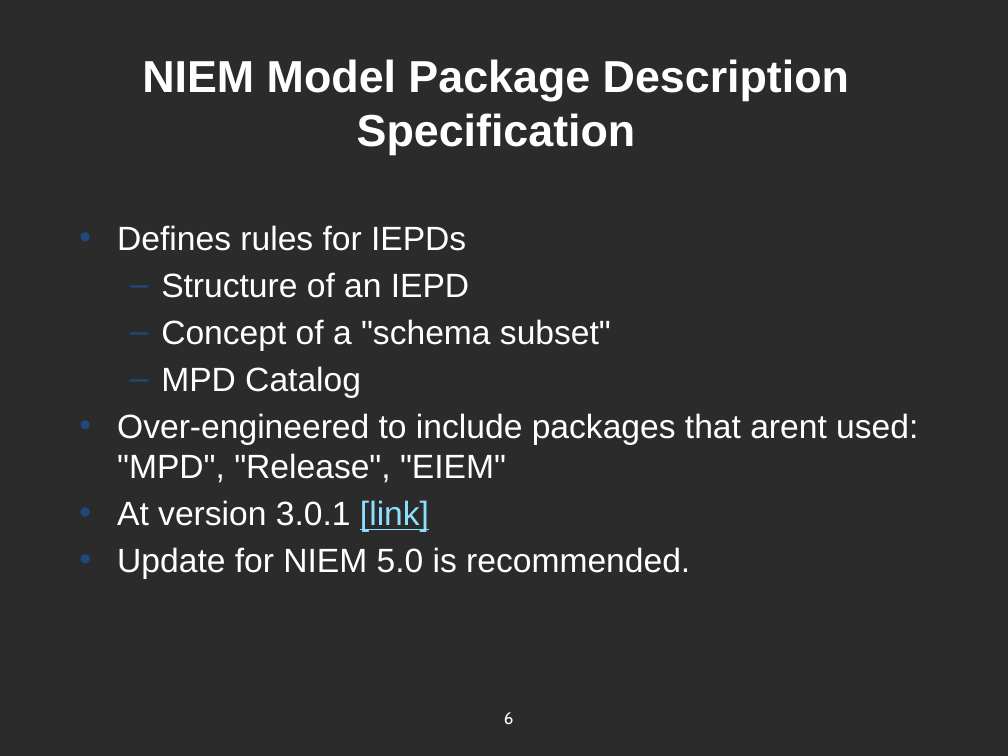
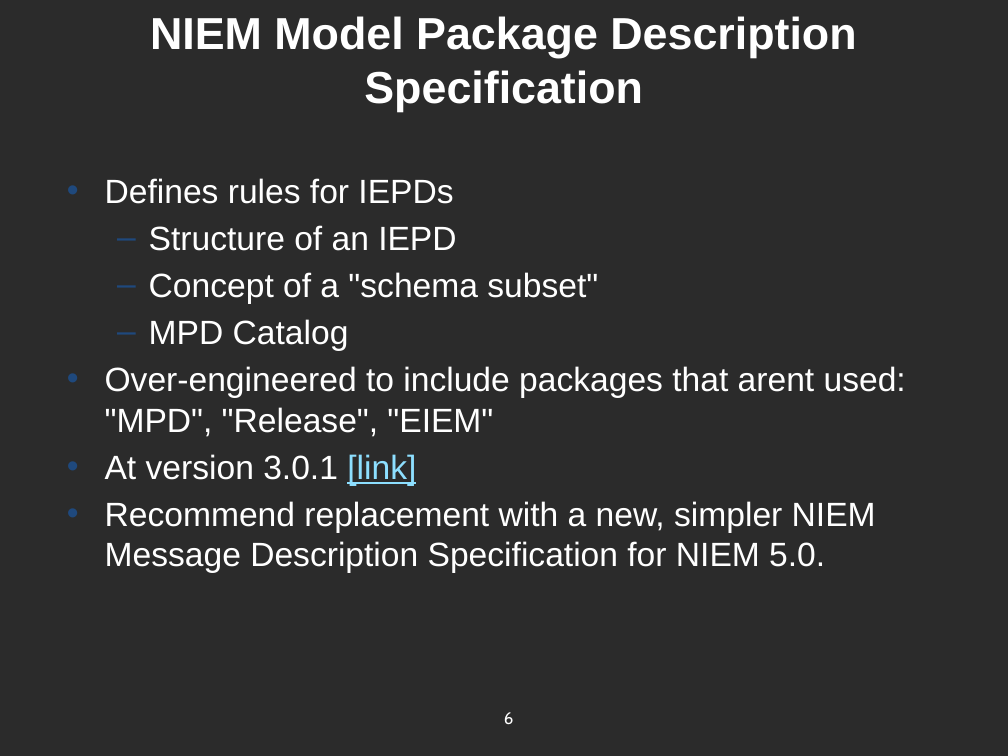
Before and after one commit to NIEM/NIEM-Annual-Meetings, a slide deck: slide 6 of day 3/1245 NIEM Technical Specifications.pptx. Drawn at 1008x756 pixels with LibreOffice and Linux fonts; fonts in the diff are those of the drawing; background and template pictures are left out; a plain dark background stands for a picture behind light text. Boxes give left, top, right and bottom in pixels: in the first picture for what was removed or moved away, otherwise in the second. Text is boxed around its words. In the diff, an @@ line names an element or a change of style, - is before the commit and + after.

Commit message:
Made text update for Scott Renner

```diff
--- a/day 3/1245 NIEM Technical Specifications.pptx
+++ b/day 3/1245 NIEM Technical Specifications.pptx
@@ title "NIEM Model Package Description Specification": place and size @@
-title "NIEM Model Package Description Specification" at [142,59,849,155]
+title "NIEM Model Package Description Specification" at [150,16,856,112]
@@ text "Defines rules for IEPDs": place and size @@
-text "Defines rules for IEPDs" at [117,225,918,579]
+text "Defines rules for IEPDs" at [105,178,906,573]
@@ text at [105,501,876,573]: text changed @@
-• Update for NIEM 5.0 is recommended.
+• Recommend replacement with a new, simpler NIEM Message Description Specification for NIEM 5.0.
```
Also in this commit, not shown: 8 other slides changed.
